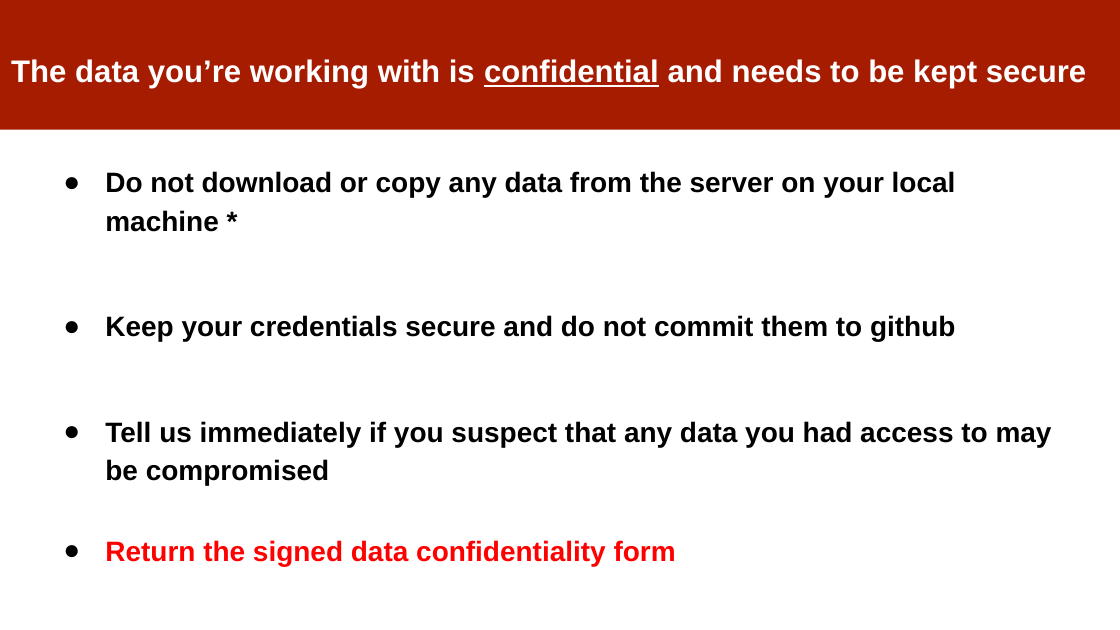
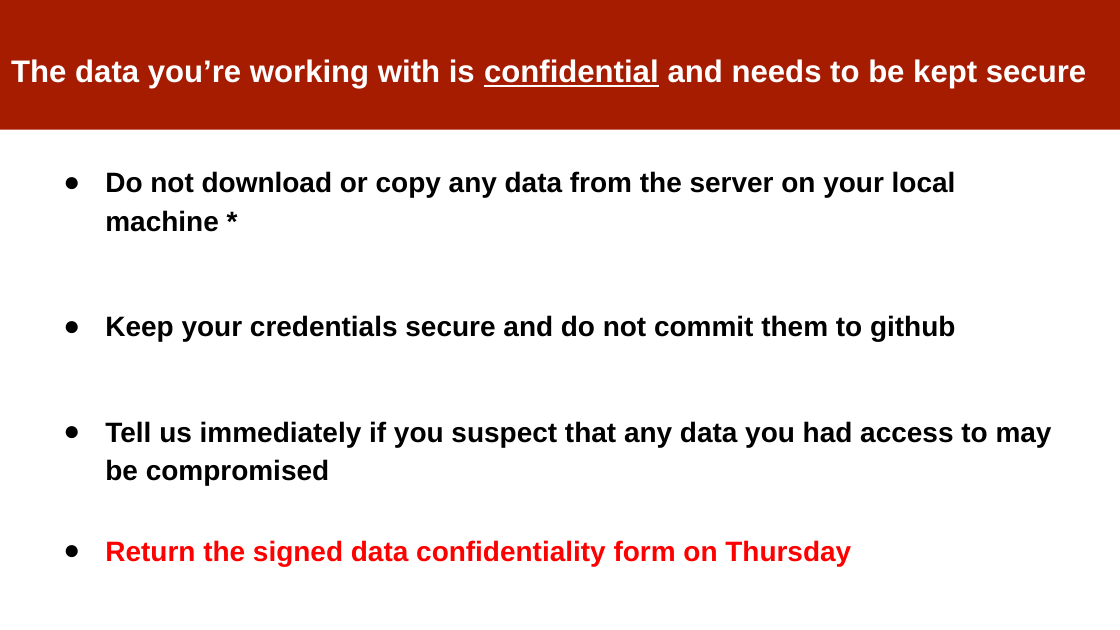
Before and after one commit to dssg/mlforpublicpolicylab, a slide deck: slide 14 of Lectures/01-ClassOverview.pptx (slide 13 before the commit). Drawn at 1120x630 pixels with LibreOffice and Linux fonts; fonts in the diff are those of the drawing. Boxes give left, top, right and bottom in pixels: in the first picture for what was removed or moved away, otherwise in the second. Text is boxed around its words. In the diff, an @@ line names an element or a change of style, - is before the commit and + after.

```diff
--- a/Lectures/01-ClassOverview.pptx
+++ b/Lectures/01-ClassOverview.pptx
@@ text at (x1=105, y1=540, x2=851, y2=566): text changed @@
-● Return the signed data confidentiality form
+● Return the signed data confidentiality form on Thursday
```
Also in this commit, not shown: 4 other slides changed, 1 slide added.
